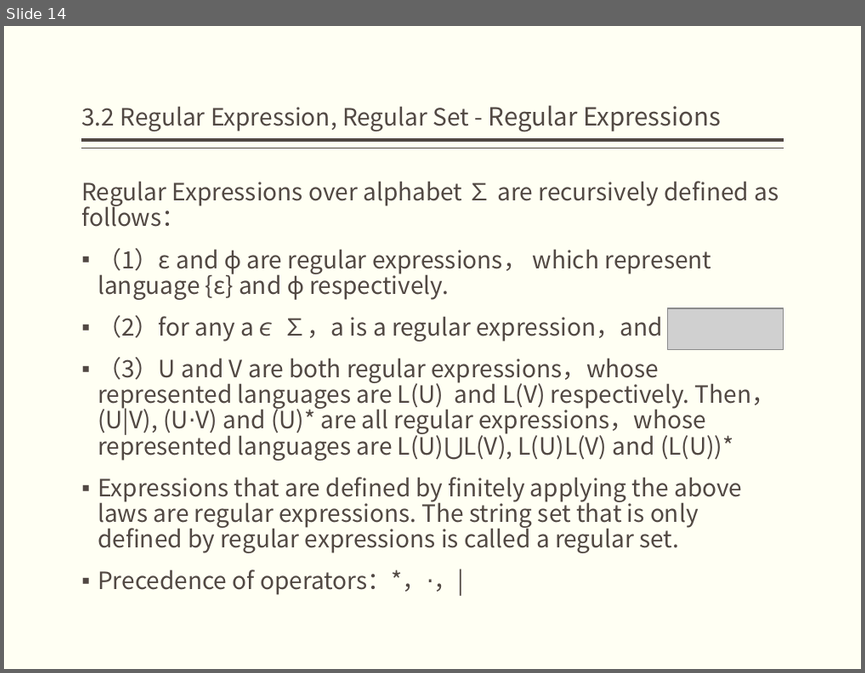
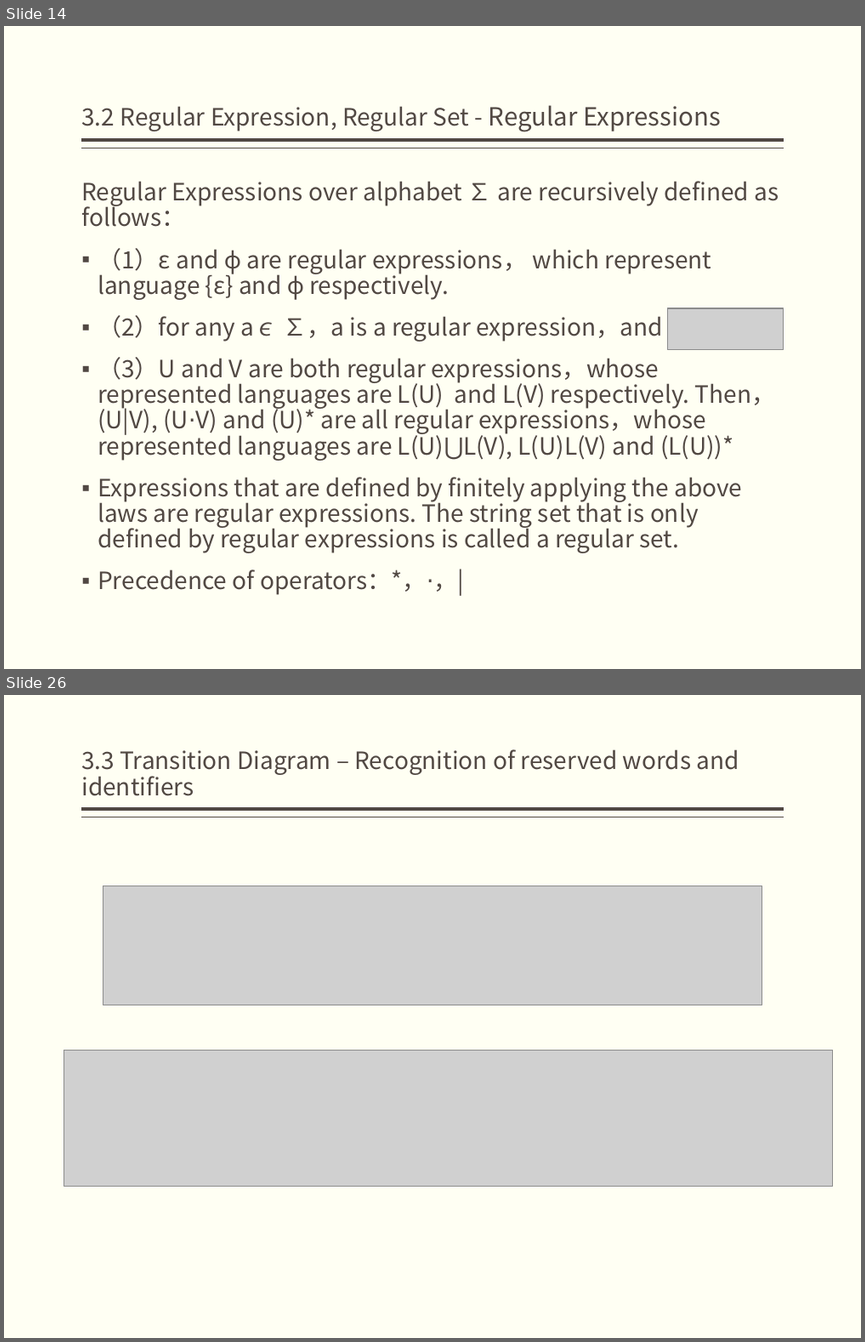
Before and after one commit to bonkboykz/jz81.github.io, a slide deck: course/compiler/LectureNotes/(Spring2017)Lecture3.pptx. Shown one above the other, each under a label of ours: slide 14 before the commit, slides 14 and 26 after it; the slides between them are not shown. The pictures are 865x673 and 865x1342 pixels, drawn with LibreOffice and Linux fonts; fonts in the diff are those of the drawing; grey boxes stand for pictures. Boxes give left, top, right and bottom in pixels: in the first picture for what was removed or moved away, otherwise in the second. Text is boxed around its words. In the diff, an @@ line names an element or a change of style, - is before the commit and + after.

```diff
--- a/course/compiler/LectureNotes/(Spring2017)Lecture3.pptx
+++ b/course/compiler/LectureNotes/(Spring2017)Lecture3.pptx
@@ slide 26 added at (4,695,861,1338), background #FFFFF3; not listed: 2 template elements that a slide beside it also shows @@
@@ title added at (81,749,739,796), 20 pt, text #514843 @@
+3.3 Transition Diagram – Recognition of reserved words and identifiers
@@ picture added at (103,886,761,1005) @@
@@ picture added at (64,1049,833,1186) @@
```
Also in this commit, not shown: 2 slides changed, 12 other slides added, 1 other file.
